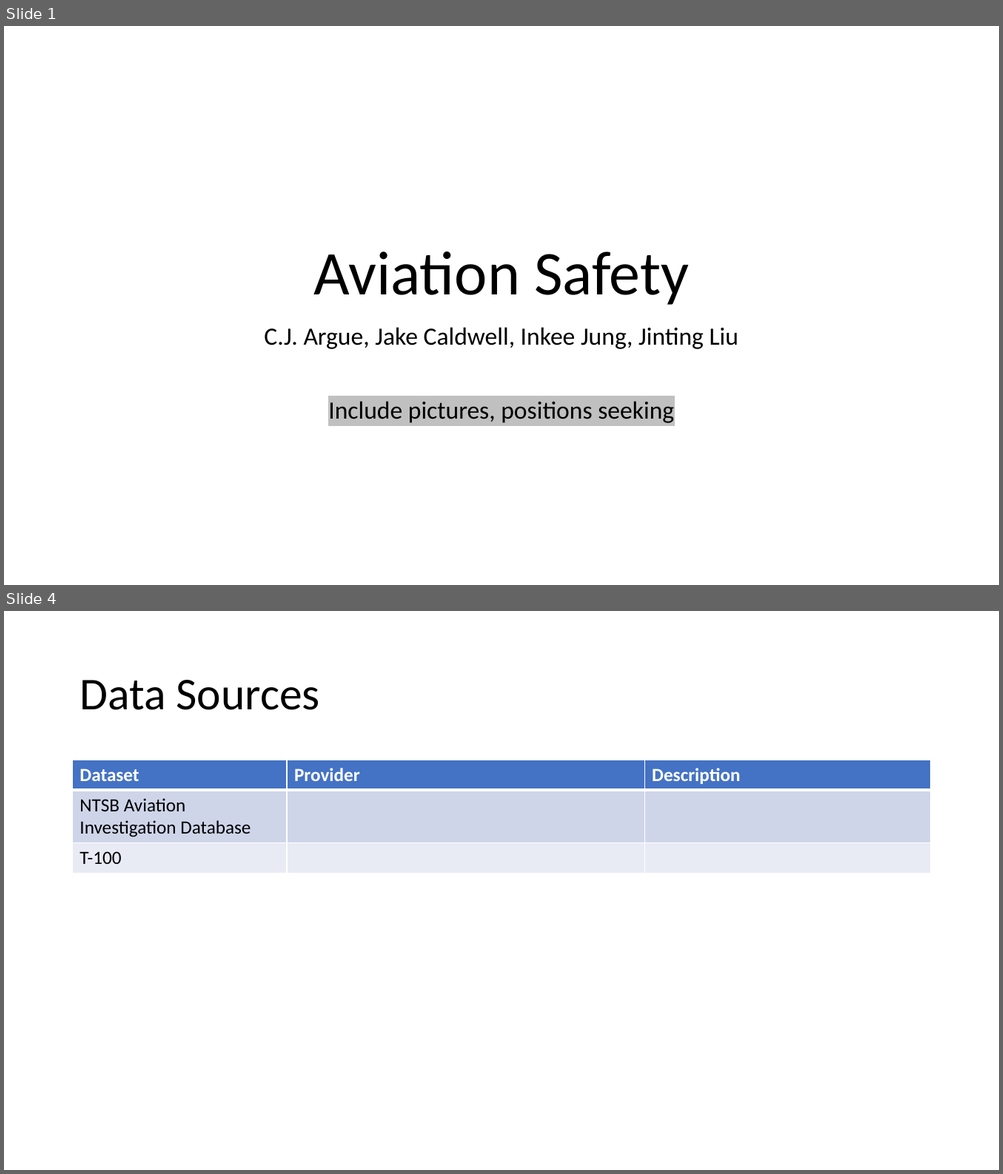
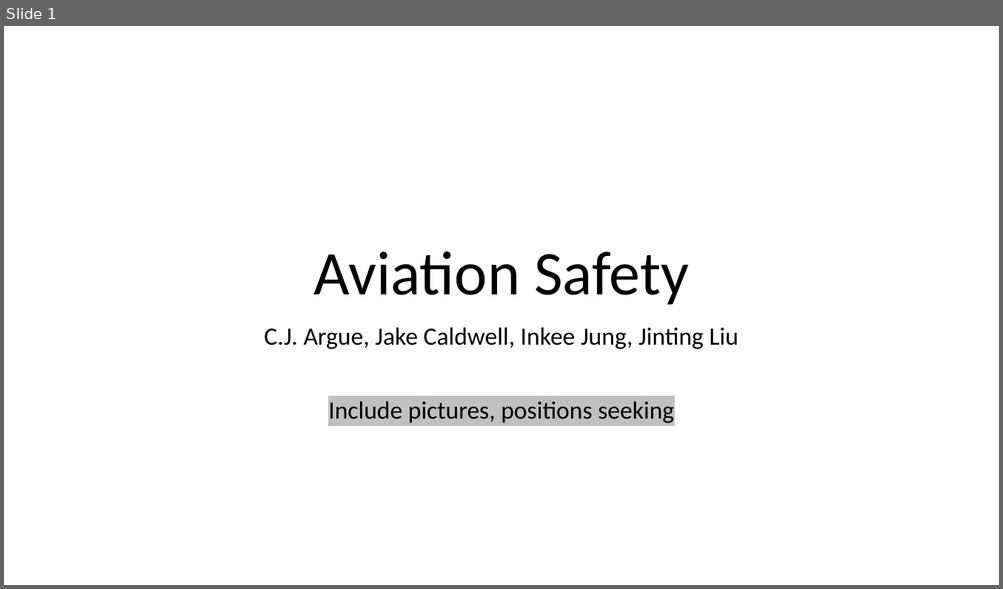
Before and after one commit to TheErdosInstitute-Summer2025-Project/aviation-project, a slide deck: deliverables/presentation_intro_problem_definition_data_collection.pptx. Shown one above the other, each under a label of ours: slides 1 and 4 before the commit, slide 1 after it; the slides between them are not shown. The pictures are 1003x1174 and 1003x589 pixels, drawn with LibreOffice and Linux fonts; fonts in the diff are those of the drawing. Boxes give left, top, right and bottom in pixels: in the first picture for what was removed or moved away, otherwise in the second. Text is boxed around its words. In the diff, an @@ line names an element or a change of style, - is before the commit and + after.

```diff
--- a/deliverables/presentation_intro_problem_definition_data_collection.pptx
+++ b/deliverables/presentation_intro_problem_definition_data_collection.pptx
@@ slide 4 removed at (x1=4, y1=611, x2=999, y2=1170), background #FFFFFF @@
@@ title removed at (x1=79, y1=680, x2=320, y2=710) @@
-Data Sources
@@ table removed at (x1=73, y1=760, x2=930, y2=873), 3 rows, 3 columns @@
-Dataset | Provider | Description
-NTSB Aviation Investigation Database |  | 
-T-100 |  | 
```
Also in this commit, not shown: 2 slides changed, 2 slides added, 4 other slides removed.
